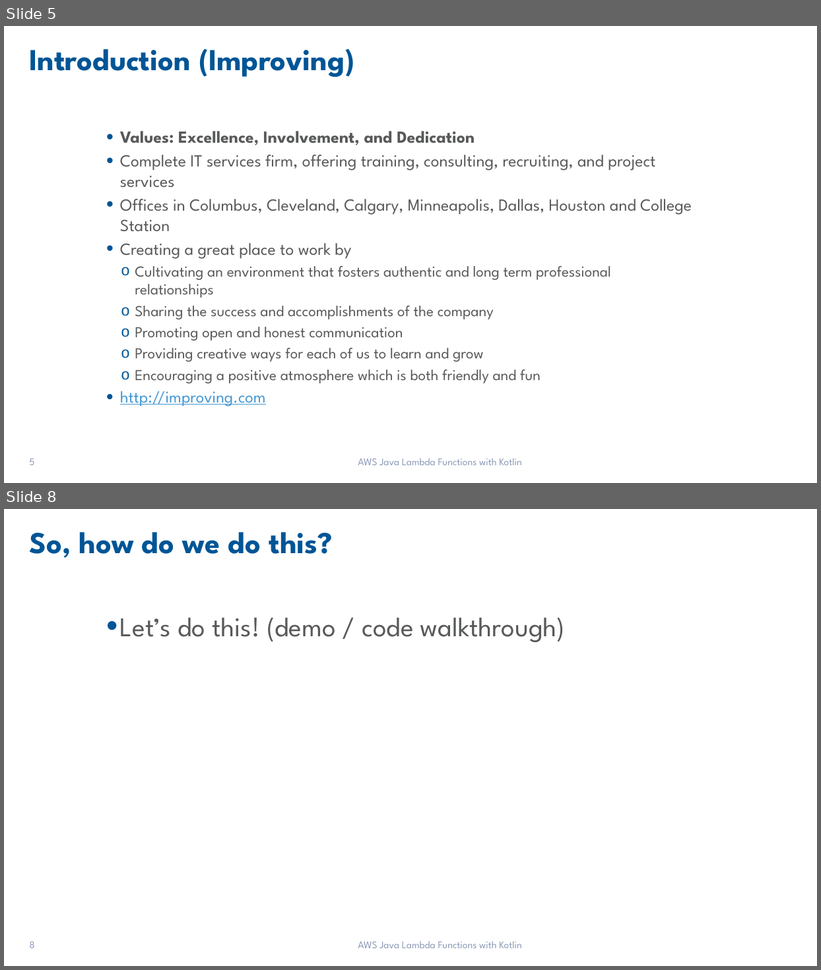
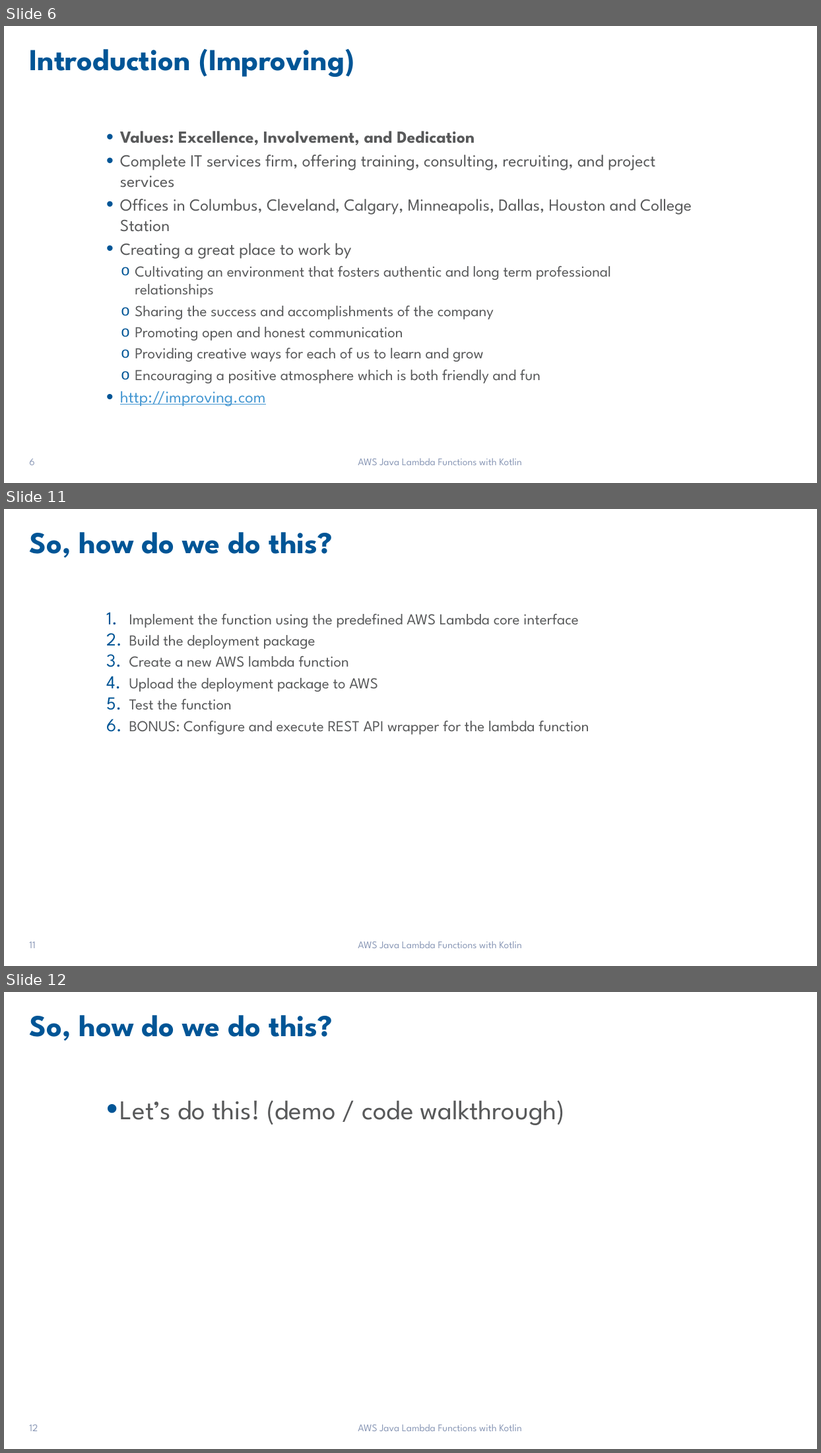
Before and after one commit to jkwuc89/Presentations, a slide deck: AWS Java Lambda Functions with Kotlin.pptx. Shown one above the other, each under a label of ours: slides 5 and 8 before the commit, slides 6, 11 and 12 after it; the slides between them are not shown. The pictures are 821x970 and 821x1453 pixels, drawn with LibreOffice and Linux fonts; fonts in the diff are those of the drawing; background and template pictures are left out. Boxes give left, top, right and bottom in pixels: in the first picture for what was removed or moved away, otherwise in the second. Text is boxed around its words. In the diff, an @@ line names an element or a change of style, - is before the commit and + after.

```diff
--- a/AWS Java Lambda Functions with Kotlin.pptx
+++ b/AWS Java Lambda Functions with Kotlin.pptx
@@ slide 11 added at (4,509,817,966), background #FFFFFF @@
@@ title added at (29,532,332,558), 36 pt, text #005596, bold @@
+So, how do we do this?
@@ text added at (129,614,589,735), 18 pt, text #58595A @@
+1. Implement the function using the predefined AWS Lambda core interface
+2. Build the deployment package
+3. Create a new AWS lambda function
+4. Upload the deployment package to AWS
+5. Test the function
+6. BONUS: Configure and execute REST API wrapper for the lambda function
@@ page number added at (29,942,35,949), 12 pt, text #8C99B8 @@
+11
@@ text added at (358,941,521,949), 12 pt, text #8C99B8 @@
+AWS Java Lambda Functions with Kotlin
@@ what was slide 5 is now slide 6 @@
@@ page number at (29,459,34,466): text changed @@
-5
+6
@@ what was slide 8 is now slide 12 @@
@@ page number at (29,1425,38,1432): text changed @@
-8
+12
```
Also in this commit, not shown: 5 slides changed, 3 other slides added.
